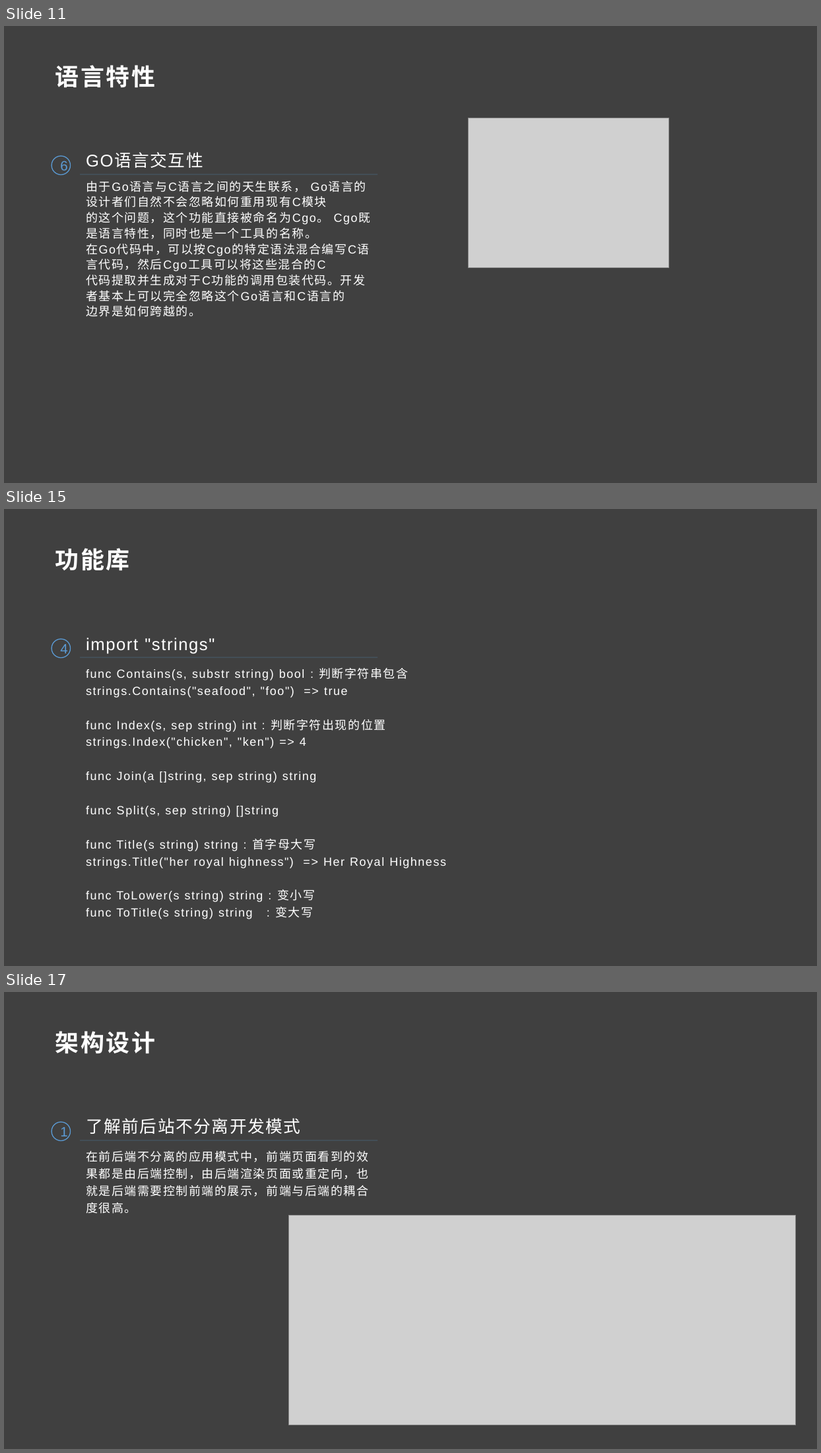
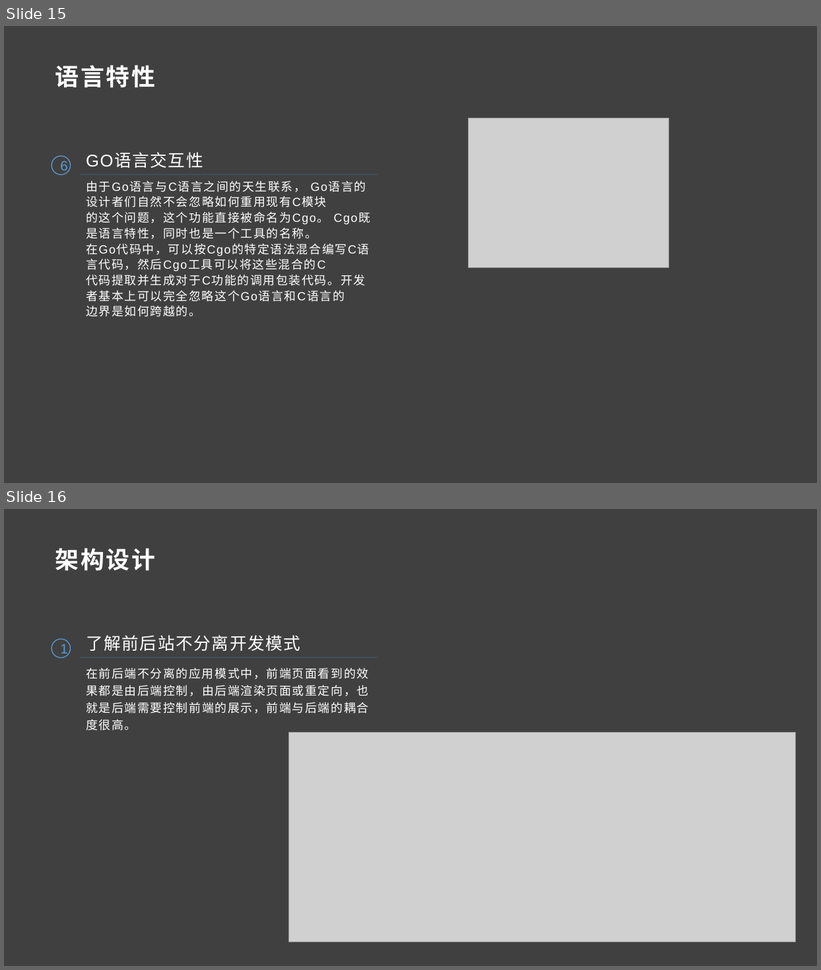
Before and after one commit to guojinchao/share, a slide deck: Gin框架与Pongo2模板语法搭建架构/走进GO的世界.pptx. Shown one above the other, each under a label of ours: slides 11, 15 and 17 before the commit, slides 15 and 16 after it; the slides between them are not shown. The pictures are 821x1453 and 821x970 pixels, drawn with LibreOffice and Linux fonts; fonts in the diff are those of the drawing; grey boxes stand for pictures. Boxes give left, top, right and bottom in pixels: in the first picture for what was removed or moved away, otherwise in the second. Text is boxed around its words. In the diff, an @@ line names an element or a change of style, - is before the commit and + after.

```diff
--- a/Gin框架与Pongo2模板语法搭建架构/走进GO的世界.pptx
+++ b/Gin框架与Pongo2模板语法搭建架构/走进GO的世界.pptx
@@ slide 15 removed at (4, 509, 817, 966), background #404040 @@
@@ text removed at (55, 548, 130, 570) @@
-功能库
@@ ellipse removed at (52, 639, 71, 658) @@
-4
@@ text removed at (86, 638, 215, 654) @@
-import "strings"
@@ line removed from (81, 657) to (378, 657) @@
@@ text removed at (86, 668, 446, 920) @@
-func Contains(s, substr string) bool : 判断字符串包含
-strings.Contains("seafood", "foo") => true
-func Index(s, sep string) int : 判断字符出现的位置
-strings.Index("chicken", "ken") => 4
-func Join(a []string, sep string) string
-func Split(s, sep string) []string
-func Title(s string) string : 首字母大写
-strings.Title("her royal highness") => Her Royal Highness
-func ToLower(s string) string : 变小写
-func ToTitle(s string) string : 变大写
@@ what was slide 11 is now slide 15 @@
@@ what was slide 17 is now slide 16 @@
```
Also in this commit, not shown: 1 slide changed, 4 slides added, 4 other slides removed.
